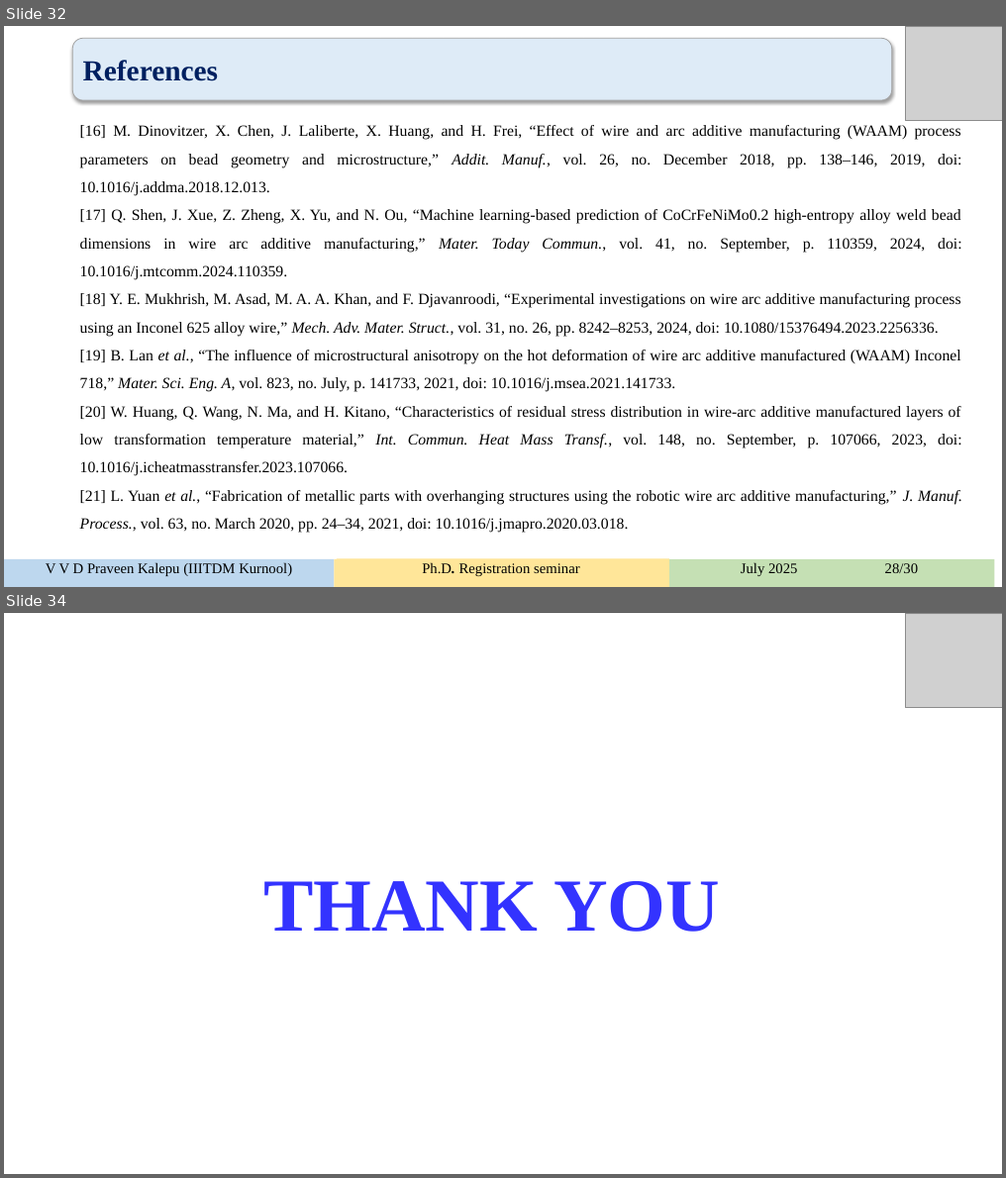
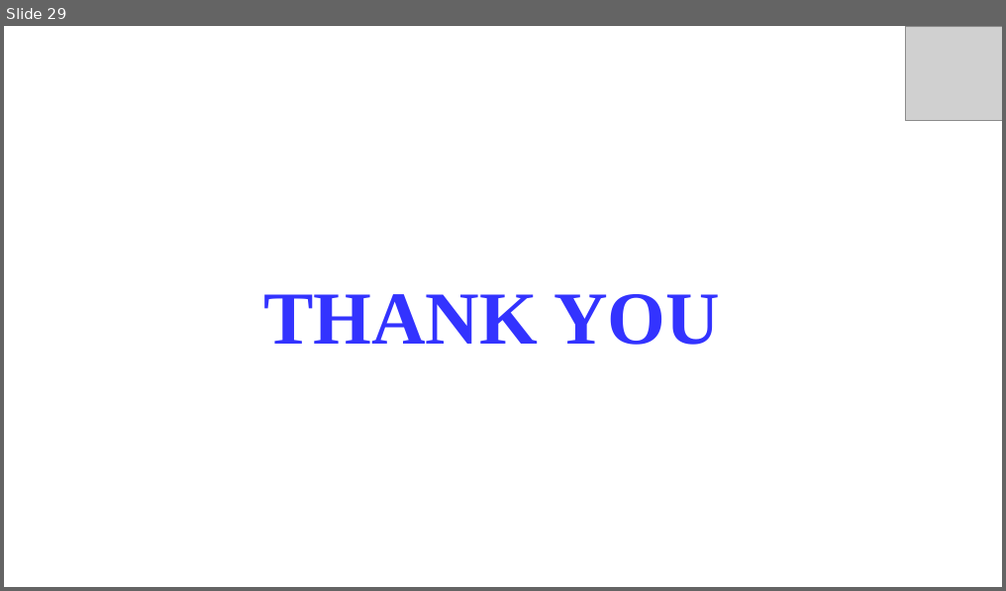
Before and after one commit to rishitmaurya/Human-Activity-Recognition, a slide deck: HAR_rishit.pptx. Shown one above the other, each under a label of ours: slides 32 and 34 before the commit, slide 29 after it; the slides between them are not shown. The pictures are 1006x1178 and 1006x591 pixels, drawn with LibreOffice and Linux fonts; fonts in the diff are those of the drawing; grey boxes stand for pictures. Boxes give left, top, right and bottom in pixels: in the first picture for what was removed or moved away, otherwise in the second. Text is boxed around its words. In the diff, an @@ line names an element or a change of style, - is before the commit and + after.

```diff
--- a/HAR_rishit.pptx
+++ b/HAR_rishit.pptx
@@ slide 32 removed at [4, 26, 1002, 587], background #FFFFFF @@
@@ rounded rectangle removed at [73, 38, 892, 100] @@
-References
@@ picture removed at [905, 26, 1002, 120] @@
@@ text removed at [80, 125, 962, 533] @@
-[16] M. Dinovitzer, X. Chen, J. Laliberte, X. Huang, and H. Frei, “Effect of wire and arc additive manufacturing (WAAM) process parameters on bead geometry and microstructure,” Addit. Manuf., vol. 26, no. December 2018, pp. 138–146, 2019, doi: 10.1016/j.addma.2018.12.013.
-[17] Q. Shen, J. Xue, Z. Zheng, X. Yu, and N. Ou, “Machine learning-based prediction of CoCrFeNiMo0.2 high-entropy alloy weld bead dimensions in wire arc additive manufacturing,” Mater. Today Commun., vol. 41, no. September, p. 110359, 2024, doi: 10.1016/j.mtcomm.2024.110359.
-[18] Y. E. Mukhrish, M. Asad, M. A. A. Khan, and F. Djavanroodi, “Experimental investigations on wire arc additive manufacturing process using an Inconel 625 alloy wire,” Mech. Adv. Mater. Struct., vol. 31, no. 26, pp. 8242–8253, 2024, doi: 10.1080/15376494.2023.2256336.
-[19] B. Lan et al., “The influence of microstructural anisotropy on the hot deformation of wire arc additive manufactured (WAAM) Inconel 718,” Mater. Sci. Eng. A, vol. 823, no. July, p. 141733, 2021, doi: 10.1016/j.msea.2021.141733.
-[20] W. Huang, Q. Wang, N. Ma, and H. Kitano, “Characteristics of residual stress distribution in wire-arc additive manufactured layers of low transformation temperature material,” Int. Commun. Heat Mass Transf., vol. 148, no. September, p. 107066, 2023, doi: 10.1016/j.icheatmasstransfer.2023.107066.
-[21] L. Yuan et al., “Fabrication of metallic parts with overhanging structures using the robotic wire arc additive manufacturing,” J. Manuf. Process., vol. 63, no. March 2020, pp. 24–34, 2021, doi: 10.1016/j.jmapro.2020.03.018.
@@ freeform shape removed at [4, 560, 334, 587] @@
-V V D Praveen Kalepu (IIITDM Kurnool)
@@ freeform shape removed at [334, 560, 664, 587] @@
-Progressive seminar
@@ freeform shape removed at [337, 559, 668, 587] @@
-Ph.D. Registration seminar
@@ freeform shape removed at [664, 560, 994, 587] @@
-July 2025 28/30
@@ what was slide 34 is now slide 29 @@
```
Also in this commit, not shown: 4 slides changed, 4 other slides removed, 5 other files.
